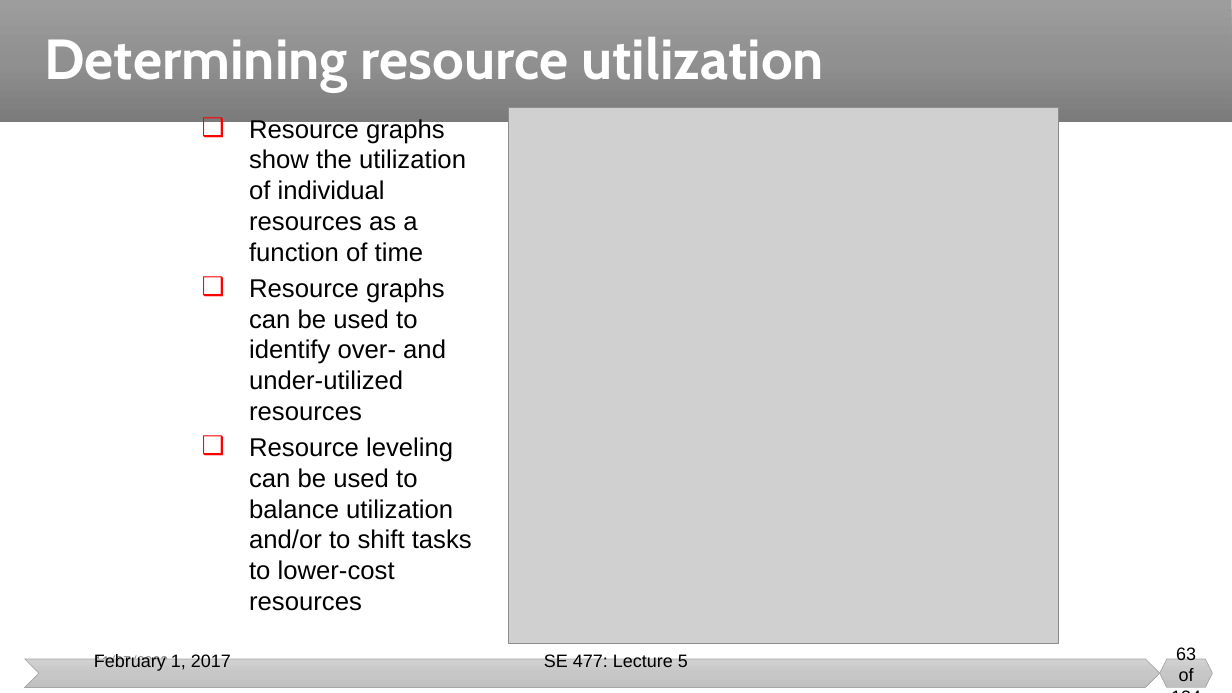
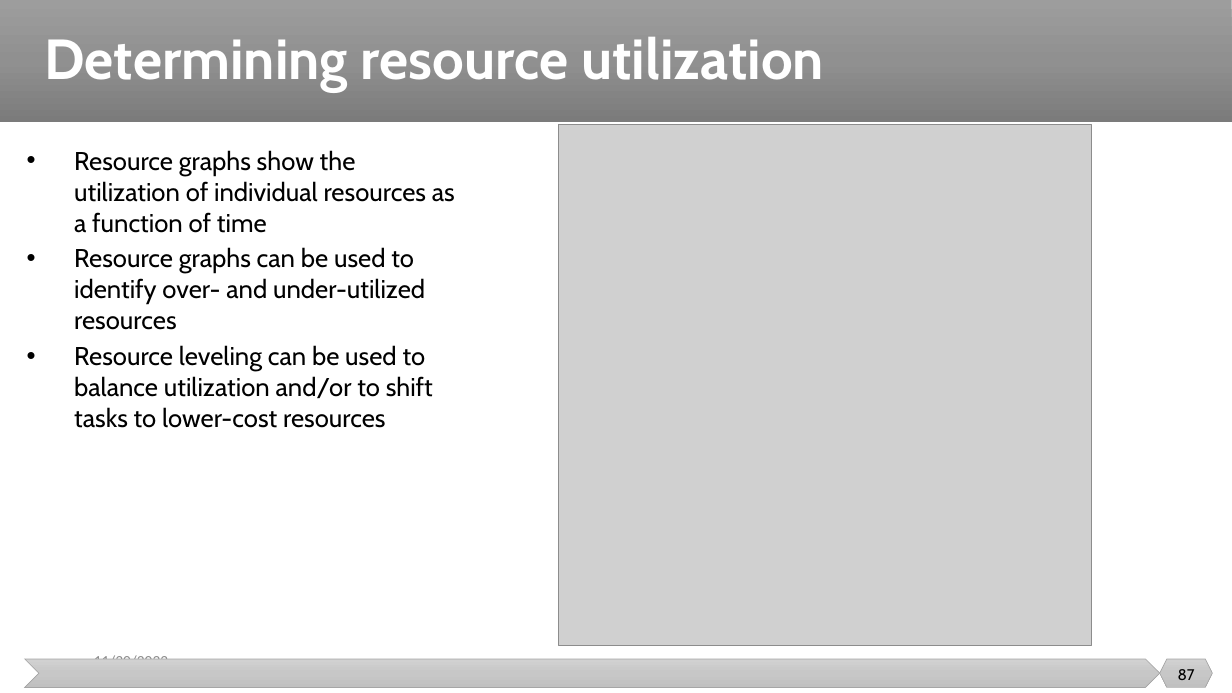
Before and after one commit to malenezi/malenezi, a slide deck: slide 87 of SE423/Lectures/7-Scheduling and Tracking/Scheduling and Tracking.pptx (slide 63 before the commit). Drawn at 1232x693 pixels with LibreOffice and Linux fonts; fonts in the diff are those of the drawing; grey boxes stand for pictures. Boxes give left, top, right and bottom in pixels: in the first picture for what was removed or moved away, otherwise in the second. Text is boxed around its words. In the diff, an @@ line names an element or a change of style, - is before the commit and + after.

```diff
--- a/SE423/Lectures/7-Scheduling and Tracking/Scheduling and Tracking.pptx
+++ b/SE423/Lectures/7-Scheduling and Tracking/Scheduling and Tracking.pptx
@@ text "Resource graphs show the utilization ...": place and size @@
-text "Resource graphs show the utilization ..." at (249, 117, 472, 611)
+text "Resource graphs show the utilization ..." at (74, 150, 455, 428)
@@ text "Resource graphs show the utilization ..." at (74, 150, 455, 428): font Arial to Cabin; bullet ❑ to •; bullet colour #FF0000 to #000000 @@
@@ picture: place and size @@
-picture at (508, 108, 1058, 644)
+picture at (558, 125, 1092, 645)
@@ text at (94, 653, 168, 659): text changed @@
-11/27/2022
+11/30/2022
@@ text removed at (94, 654, 231, 671) @@
-February 1, 2017
@@ text removed at (544, 654, 688, 667) @@
-SE 477: Lecture 5
@@ page number at (1178, 669, 1195, 680): text changed; size 14 to 12 pt; font Arial to Cabin @@
-63 of 134
+87
```
Also in this commit, not shown: 64 other slides changed, 51 slides added, 19 slides removed, 12 other files.
